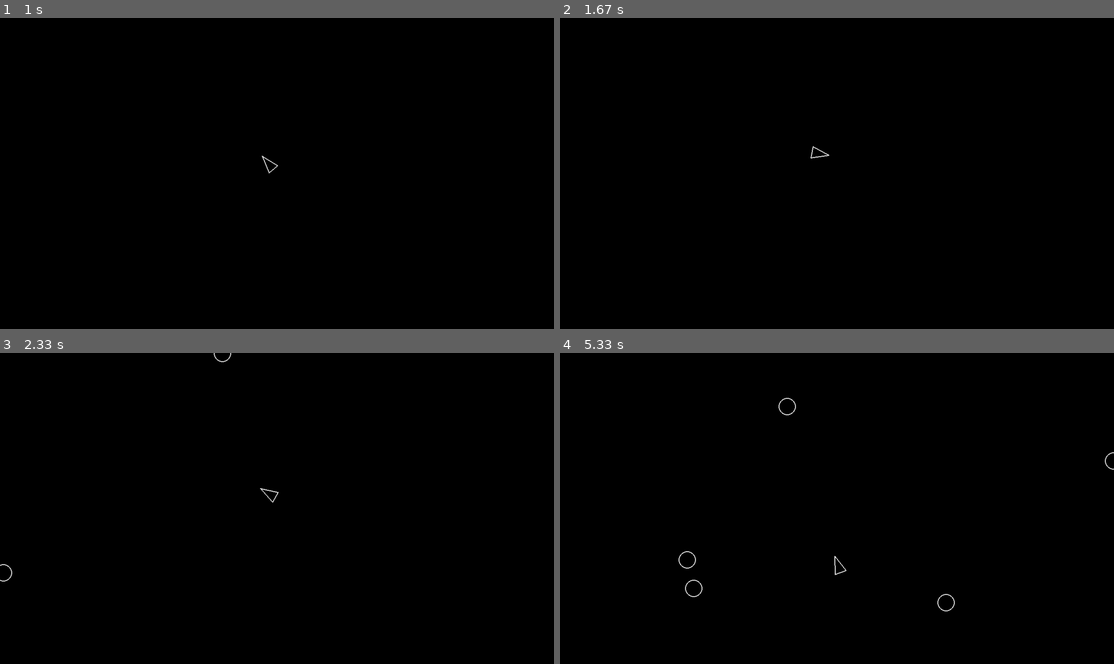
Above: before the commit, frames 1-4 (two rows, left to right).
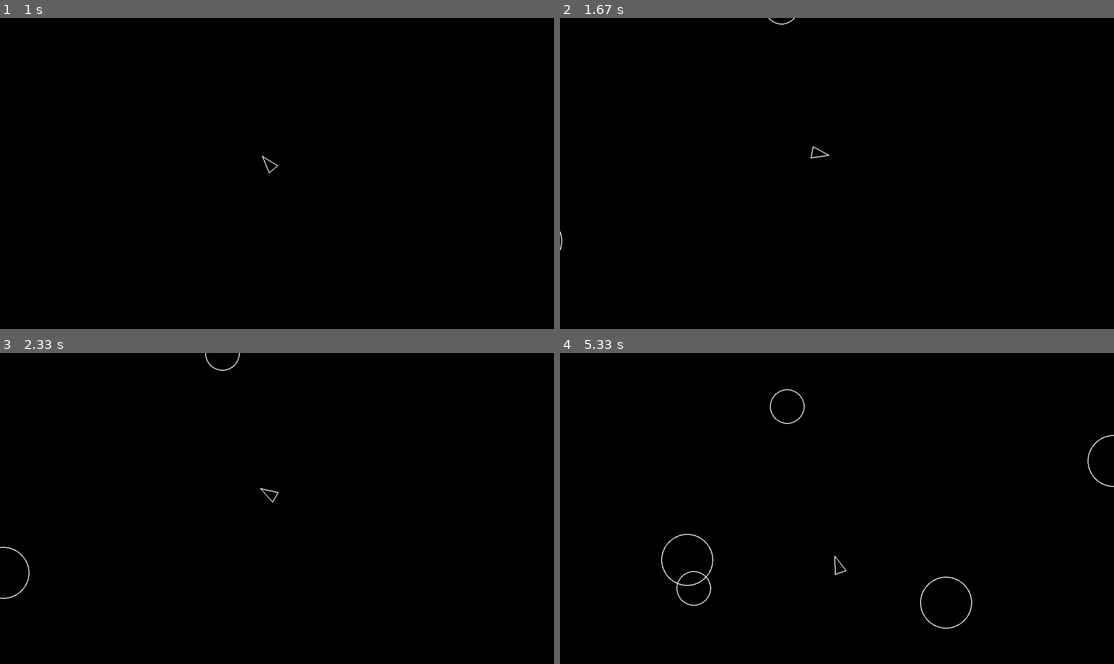
Above: after the commit, the same moments.

Repository: meldridge/pygame-asteroids
Game: pygame game, started from main.py
Same seed, same stepped clock (60 frames per second), same inputs: the game is played once before the commit and once after it.
Inputs:
- Up to frame 1 (1 s): hold D 0.33-0.8 s; hold W from 0.83 s (still down)
- Up to frame 2 (1.67 s): release W at 1.13 s; hold D 1.17-1.63 s
- Up to frame 3 (2.33 s): hold A 1.67-2.2 s; hold S from 2.23 s (still down)
- Up to frame 4 (5.33 s): release S at 2.53 s; hold A 2.57-2.97 s; hold W 3-3.37 s; hold D 3.4-4.03 s; hold S 4.07-4.43 s; hold A 4.47-4.93 s; hold D from 4.97 s (still down)

Frame 1 is identical in both runs. In frame 2, less than 0.1% of the frame differs, in the area x 0-43%, y 0-75%; in frame 3, 0.2%; in frame 4, 0.7%, in the area x 18-100%, y 11-89%.

Commit message:
Fixed asteroids being created with the wrong radius

Diff:
--- a/asteroid.py
+++ b/asteroid.py
@@ -6,7 +6,7 @@
 # Asteroid class
 class Asteroid(CircleShape):
     def __init__(self, x, y, radius):
-        super().__init__(x, y, PLAYER_RADIUS)
+        super().__init__(x, y, radius)
         self.velocity = 0
 
     def update(self, dt):
